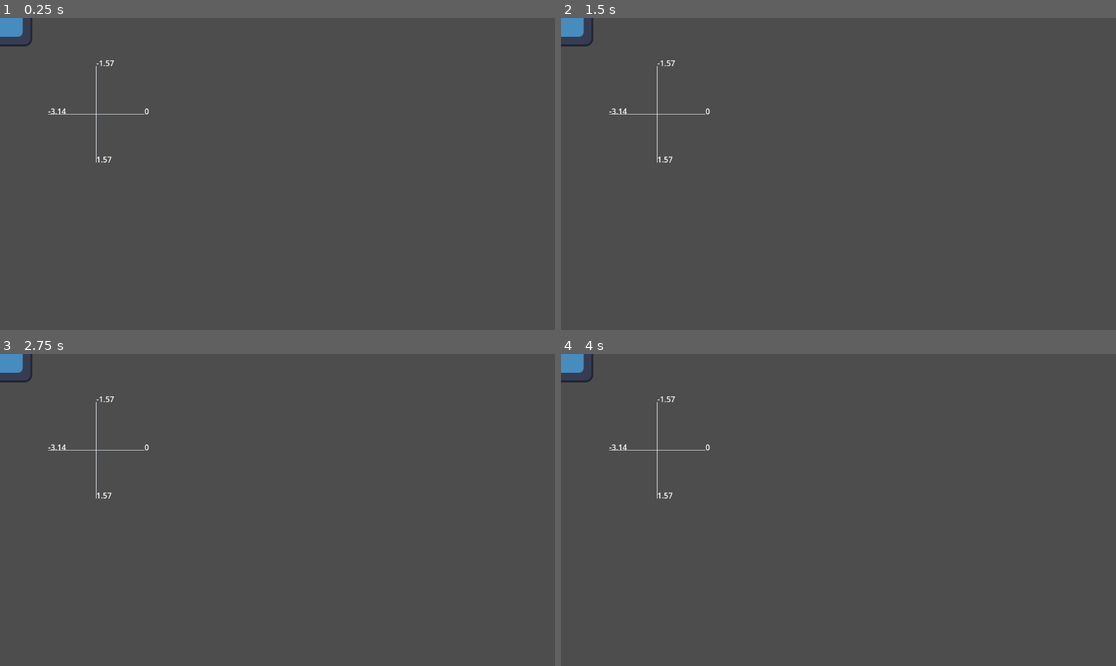
Above: before the commit, frames 1-4 (two rows, left to right).
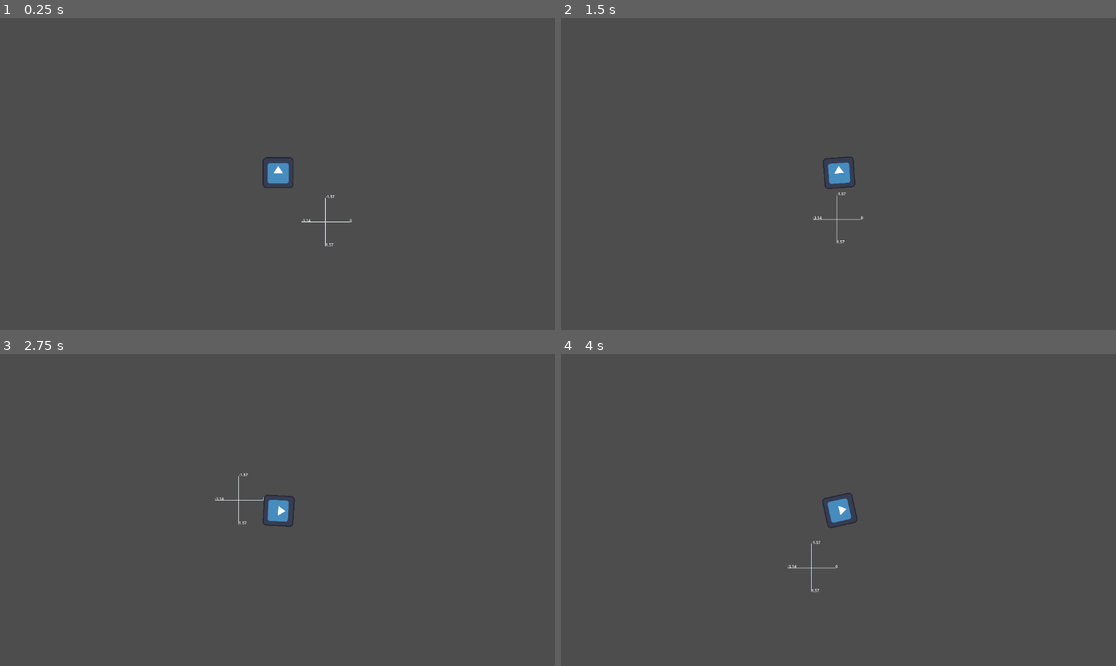
Above: after the commit, the same moments.

Repository: indubitablement2/eos
Game: Godot game, scene res://core/main_menu.tscn
Two runs of this game, one before a commit and one after it. Both use one fixed random seed, a clock stepped at 60 frames per second and the inputs below. The engine's default icon, where the game draws it, is replaced by a stand-in: a white triangle on a blue panel in a dark square.
Inputs (mouse positions are in pixels of both pictures, inside the frame that each line leads up to):
- Up to frame 1 (0.25 s): no input
- Up to frame 2 (1.5 s): tap Enter at 0.5 s; move the mouse to (960, 158) at 0.52 s; hold D (right) 0.53-1.28 s; tap C (control_ship) at 0.6 s; move the mouse to (727, 189) at 1.27 s; hold S (backward) from 1.28 s (still down); tap Z (unlock_aim) at 1.35 s
- Up to frame 3 (2.75 s): move the mouse to (333, 441) at 2.02 s; release S (backward) at 2.03 s; hold D (right) from 2.03 s (still down); tap C (control_ship) at 2.1 s
- Up to frame 4 (4 s): move the mouse to (810, 572) at 2.77 s; release D (right) at 2.78 s; hold W (forward) 2.78-3.53 s; tap Z (unlock_aim) at 2.85 s; move the mouse to (1005, 556) at 3.52 s; hold A (left) from 3.53 s (still down); tap C (control_ship) at 3.6 s

The runs differ from the first frame. In frame 1, 0.9% of the frame differs, in the area x 0-64%, y 0-74%; in frame 2, 0.9%, in the area x 0-55%, y 0-73%; in frame 3, 0.9%; in frame 4, 0.9%.

Commit message:
Add camera

Diff:
--- a/core/battlescape.gd
+++ b/core/battlescape.gd
@@ -60,6 +60,7 @@
 		draw_line(ORIGIN, to, Color.ALICE_BLUE)
 		draw_string(ThemeDB.fallback_font, to, String.num(dir, 2))
 
+	draw_arc(Vector2.ZERO, battle_radius, 0.0 ,INF ,128 ,Color.ALICE_BLUE)
 
 static func set_time_scale(value: float) -> void:
 	if is_equal_approx(value, 1.0):
--- a/core/battlescape_player.gd
+++ b/core/battlescape_player.gd
@@ -1,4 +1,4 @@
-extends Node2D
+extends Camera2D
 class_name BattlescapePlayer
 
 static var unlock_aim := false
@@ -22,6 +22,7 @@
 
 func _init() -> void:
 	process_priority = -2
+	zoom = Vector2(0.5, 0.5)
 
 func _unhandled_input(event: InputEvent) -> void:
 	if event.is_action_pressed("unlock_aim"):
@@ -79,6 +80,9 @@
 		if _control_ship_hold_timer < 0.0 && entity:
 			entity.get_ship_ai().is_auto_pilot = true
 
+	if entity:
+		position = entity.position
+
 func _try_control_ship() -> void:
 	var query_pos := get_global_mouse_position()
 	var exclude: Array[RID]
